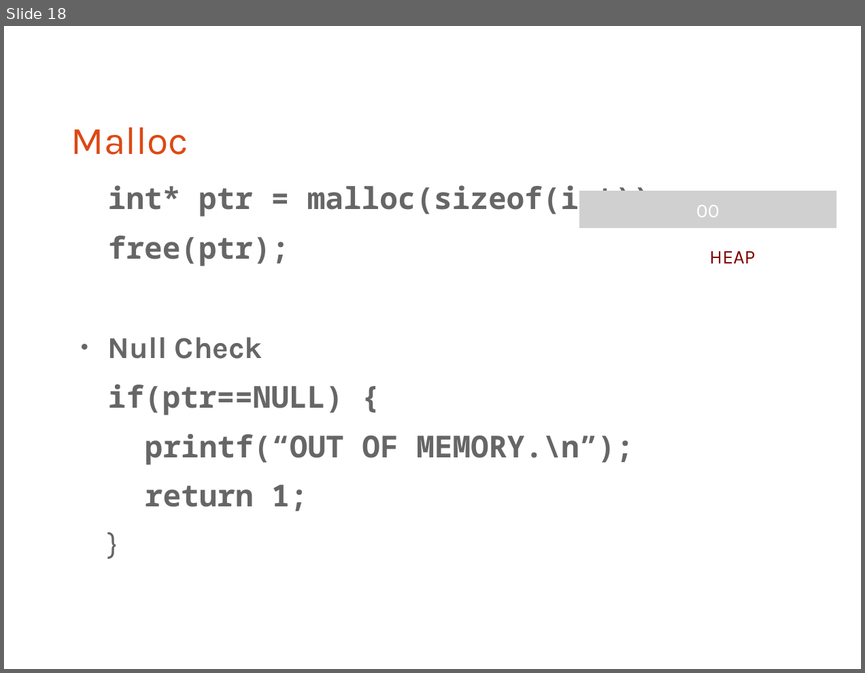
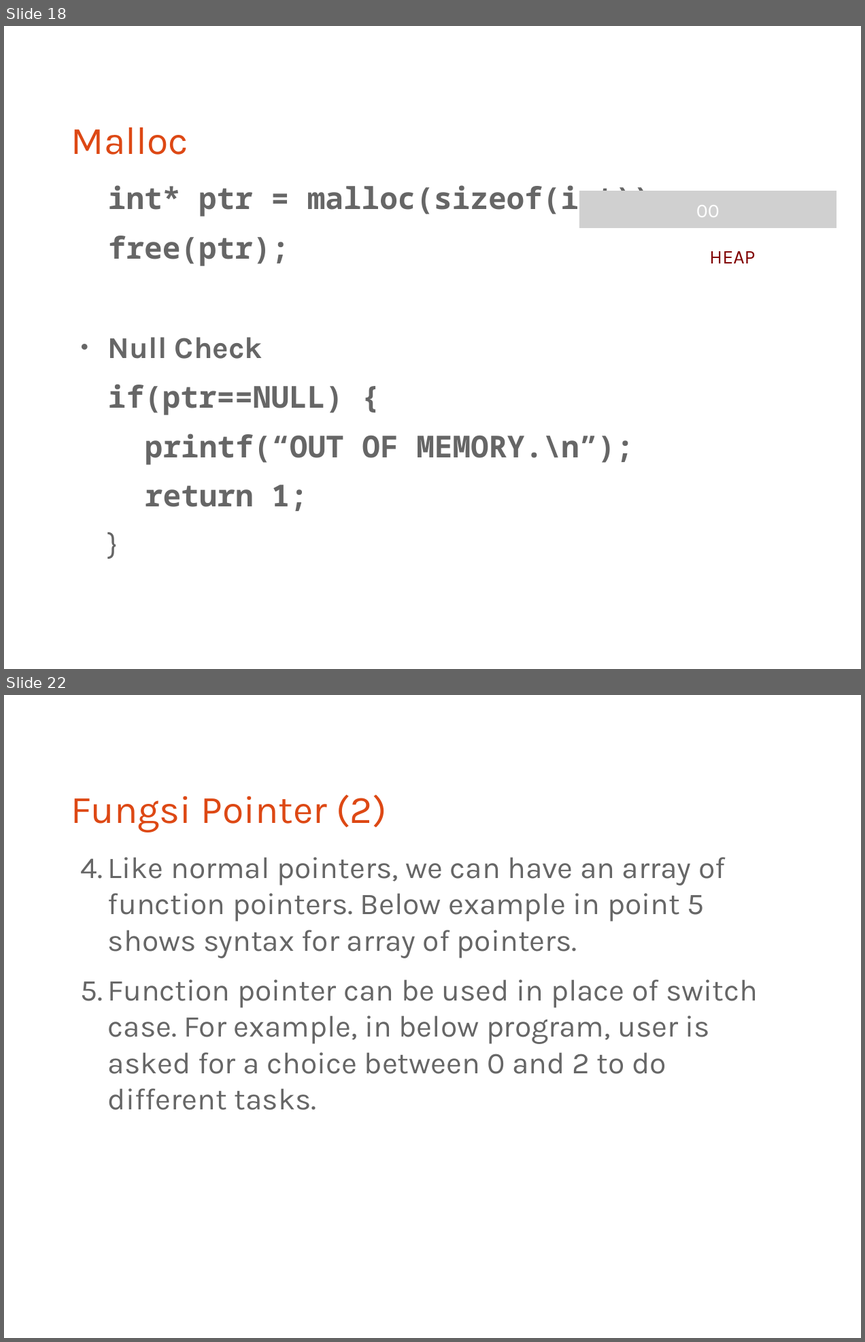
Before and after one commit to bagustris/prokom-tf, a slide deck: prokom4.odp. Shown one above the other, each under a label of ours: slide 18 before the commit, slides 18 and 22 after it; the slides between them are not shown. The pictures are 865x673 and 865x1342 pixels, drawn with LibreOffice and Linux fonts; fonts in the diff are those of the drawing; grey boxes stand for pictures. Boxes give left, top, right and bottom in pixels: in the first picture for what was removed or moved away, otherwise in the second. Text is boxed around its words. In the diff, an @@ line names an element or a change of style, - is before the commit and + after.

```diff
--- a/prokom4.odp
+++ b/prokom4.odp
@@ slide 22 added at [4,695,861,1338], background #FFFFFF @@
@@ title added at [71,794,387,832], 36 pt, text #DD4814 @@
+Fungsi Pointer (2)
@@ text added at [108,857,757,1110], 28 pt, text #666666 @@
+4. Like normal pointers, we can have an array of function pointers. Below example in point 5 shows syntax for array of pointers.
+5. Function pointer can be used in place of switch case. For example, in below program, user is asked for a choice between 0 and 2 to do different tasks.
```
Also in this commit, not shown: 5 slides changed, 3 other slides added.
